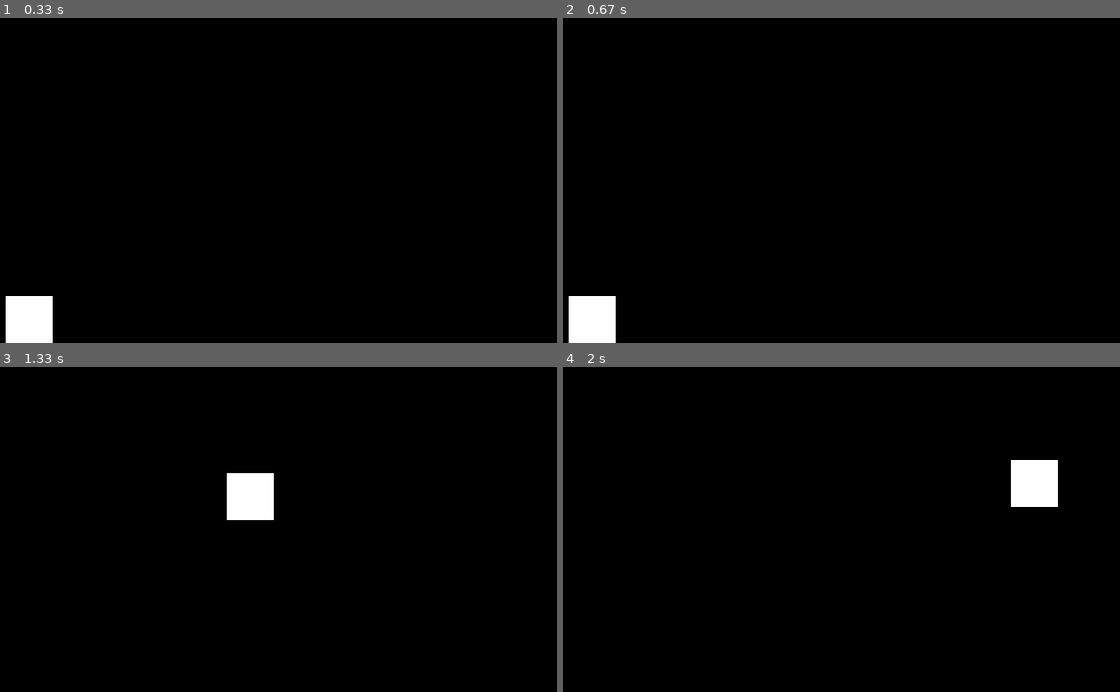
Above: before the commit, frames 1-4 (two rows, left to right).
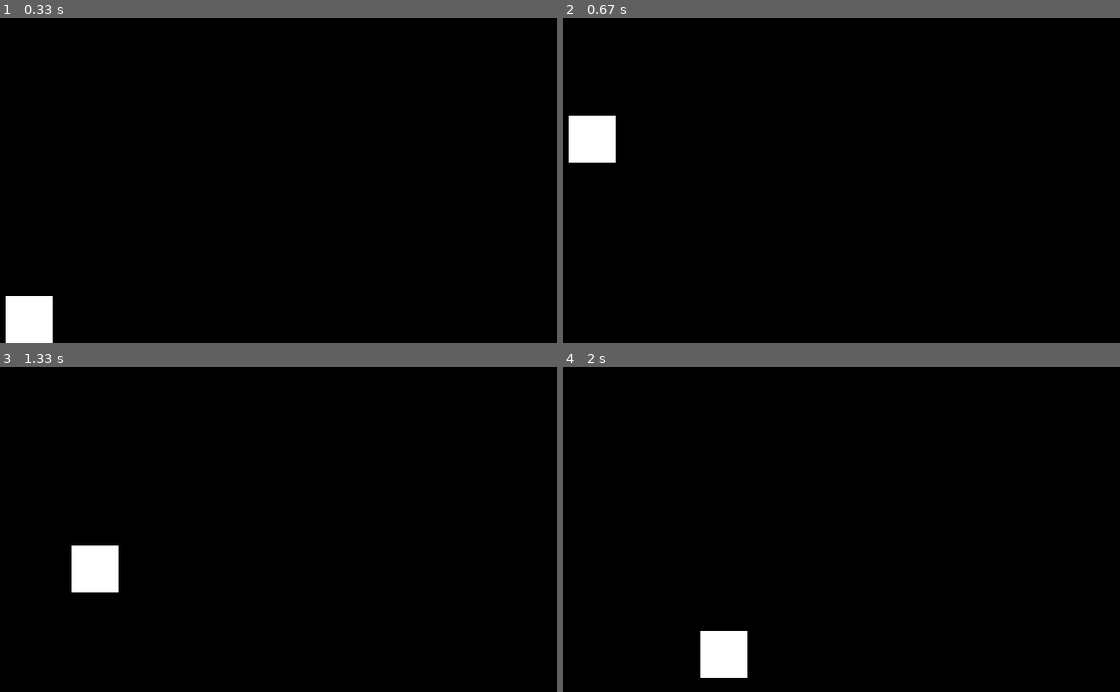
Above: after the commit, the same moments.

Repository: PatrutK/example_pygame
Game: pygame game, started from Pygame/cube_moving.py
The game is run twice, just before and just after one commit, with the same random seed, the same clock (stepped at 60 frames per second) and the same inputs.
Inputs:
- Up to frame 1 (0.33 s): no input
- Up to frame 2 (0.67 s): tap Space at 0.33 s
- Up to frame 3 (1.33 s): hold Right 0.67-1.13 s; tap Space at 0.73, 1.03, 1.23 s; hold Up from 1.17 s (still down)
- Up to frame 4 (2 s): release Up at 1.47 s; hold Right 1.5-1.97 s; tap Space at 1.57, 1.87 s

Frame 1 is identical in both runs. In frame 2, 2.4% of the frame differs, in the area x 1-10%, y 30-100%; in frame 3, 2.4%; in frame 4, 2.4%.

Commit message:
Куб, который перемещается стрелочка и прыгает с пробелом

Diff:
--- a/Pygame/cube_moving.py
+++ b/Pygame/cube_moving.py
@@ -15,7 +15,7 @@
     running = True
 
     while running:
-        clock.tick(100)
+        clock.tick(30)
         for event in pygame.event.get():
             if event.type == pygame.QUIT:
                 running = False
